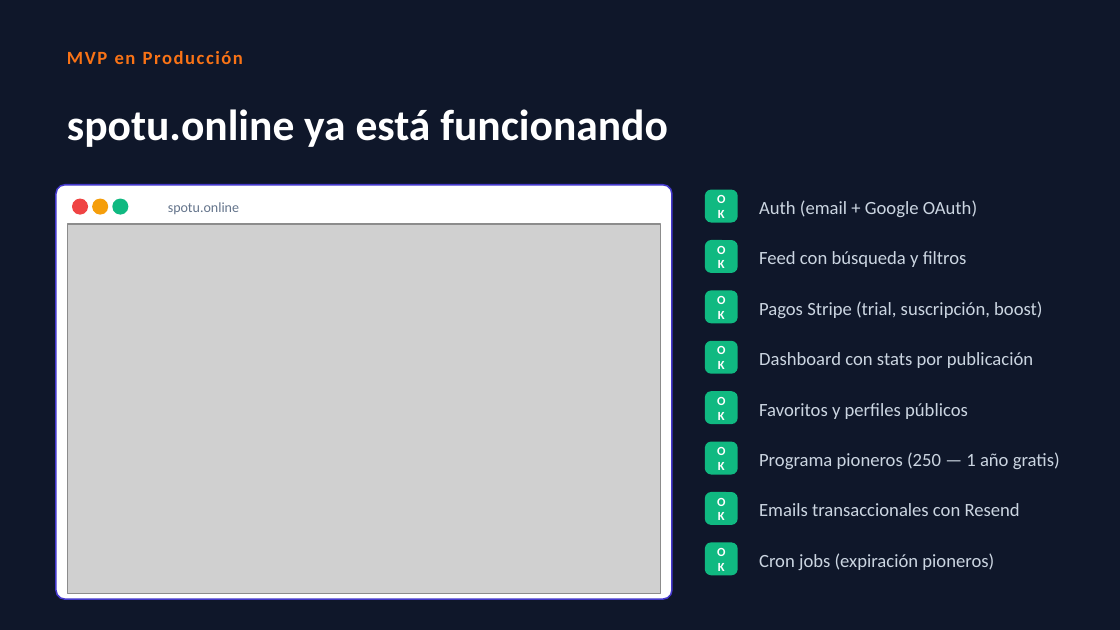
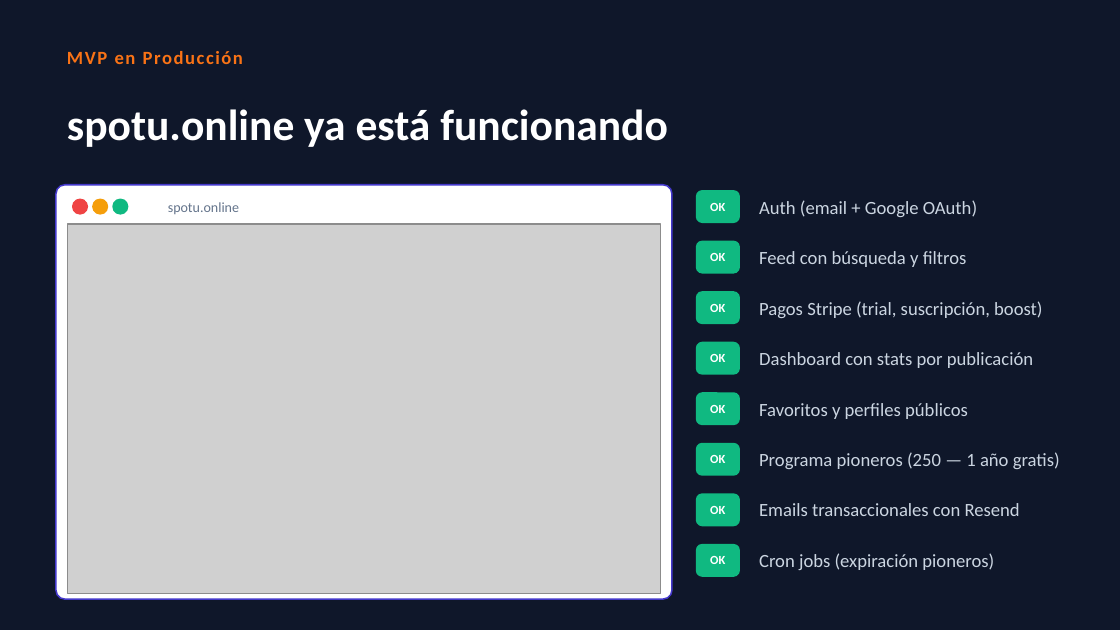
Before and after one commit to SpotU-online-org/spotu-webapp, a slide deck: slide 5 of docs/partners/SpotU_Presentacion.pptx. Drawn at 1120x630 pixels with LibreOffice and Linux fonts; fonts in the diff are those of the drawing; grey boxes stand for pictures. Boxes give left, top, right and bottom in pixels: in the first picture for what was removed or moved away, otherwise in the second. Text is boxed around its words. In the diff, an @@ line names an element or a change of style, - is before the commit and + after.

```diff
--- a/docs/partners/SpotU_Presentacion.pptx
+++ b/docs/partners/SpotU_Presentacion.pptx
@@ text "OK" rewrapped from [706, 190, 737, 222] to [710, 203, 725, 211] @@
@@ rounded rectangle: place and size @@
-rounded rectangle at [706, 190, 737, 222]
+rounded rectangle at [697, 190, 739, 222]
@@ text "OK" rewrapped from [706, 241, 737, 272] to [710, 253, 725, 261] @@
@@ rounded rectangle: place and size @@
-rounded rectangle at [706, 241, 737, 272]
+rounded rectangle at [697, 242, 739, 273]
@@ text "OK" rewrapped from [706, 291, 737, 323] to [710, 304, 725, 312] @@
@@ rounded rectangle: place and size @@
-rounded rectangle at [706, 291, 737, 323]
+rounded rectangle at [697, 292, 739, 324]
@@ text "OK" rewrapped from [706, 342, 737, 373] to [710, 354, 725, 362] @@
@@ rounded rectangle: place and size @@
-rounded rectangle at [706, 342, 737, 373]
+rounded rectangle at [697, 343, 739, 374]
@@ text "OK" rewrapped from [706, 392, 737, 423] to [710, 405, 725, 413] @@
@@ rounded rectangle: place and size @@
-rounded rectangle at [706, 392, 737, 423]
+rounded rectangle at [697, 393, 739, 424]
@@ text "OK" rewrapped from [706, 442, 737, 474] to [710, 455, 725, 463] @@
@@ rounded rectangle: place and size @@
-rounded rectangle at [706, 442, 737, 474]
+rounded rectangle at [697, 444, 739, 475]
@@ text "OK" rewrapped from [706, 493, 737, 524] to [710, 506, 725, 514] @@
@@ rounded rectangle: place and size @@
-rounded rectangle at [706, 493, 737, 524]
+rounded rectangle at [697, 494, 739, 525]
@@ text "OK" rewrapped from [706, 543, 737, 575] to [710, 556, 725, 564] @@
@@ rounded rectangle: place and size @@
-rounded rectangle at [706, 543, 737, 575]
+rounded rectangle at [697, 544, 739, 576]
```
Also in this commit, not shown: 12 other slides changed, 3 other files.
